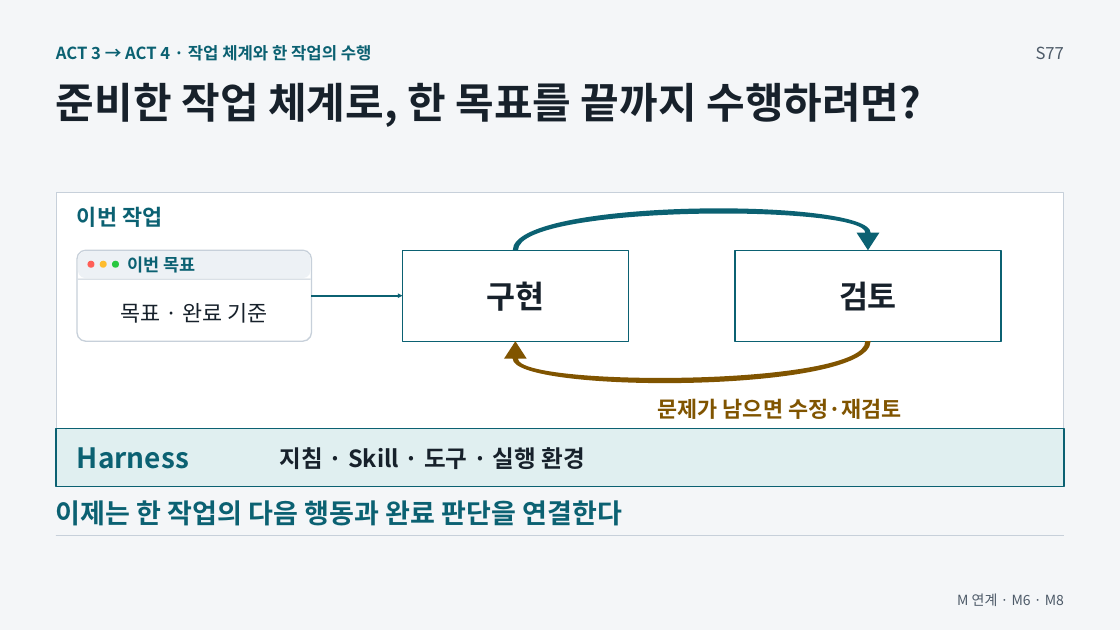
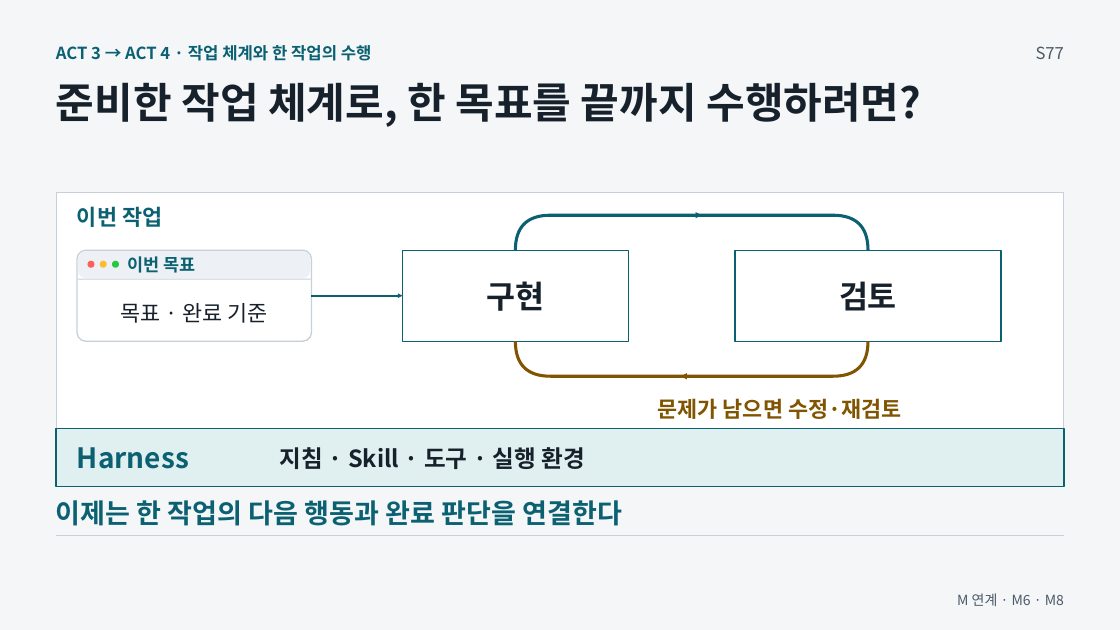
Before and after one commit to GideokKim/ai-dev-training, a slide deck: slide 18 of production/ACT_3.pptx. Drawn at 1120x630 pixels with LibreOffice and Linux fonts; fonts in the diff are those of the drawing. Boxes give left, top, right and bottom in pixels: in the first picture for what was removed or moved away, otherwise in the second. Text is boxed around its words. In the diff, an @@ line names an element or a change of style, - is before the commit and + after.

```diff
--- a/production/ACT_3.pptx
+++ b/production/ACT_3.pptx
@@ freeform shape: place and size @@
-freeform shape at [513,197,882,250]
+freeform shape at [516,215,869,250]
@@ freeform shape at [516,215,869,250]: fill #0B6172 to none; outline none to #0B6172 2.63 pt @@
@@ arrow added from (681, 215) to (702, 215), #0B6172 2.63 pt @@
@@ freeform shape: place and size @@
-freeform shape at [502,341,871,393]
+freeform shape at [516,341,869,376]
@@ freeform shape at [516,341,869,376]: fill #805400 to none; outline none to #805400 2.63 pt @@
@@ arrow added from (702, 376) to (681, 376), #805400 2.63 pt @@
```
Also in this commit, not shown: 18 other files.
